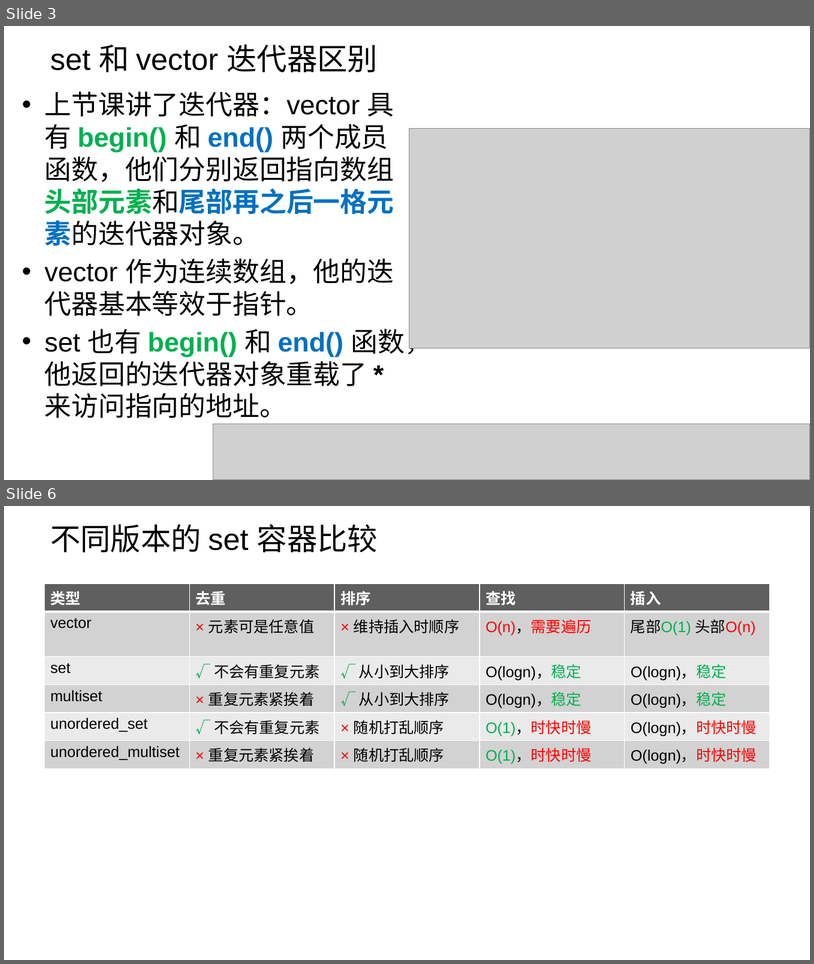
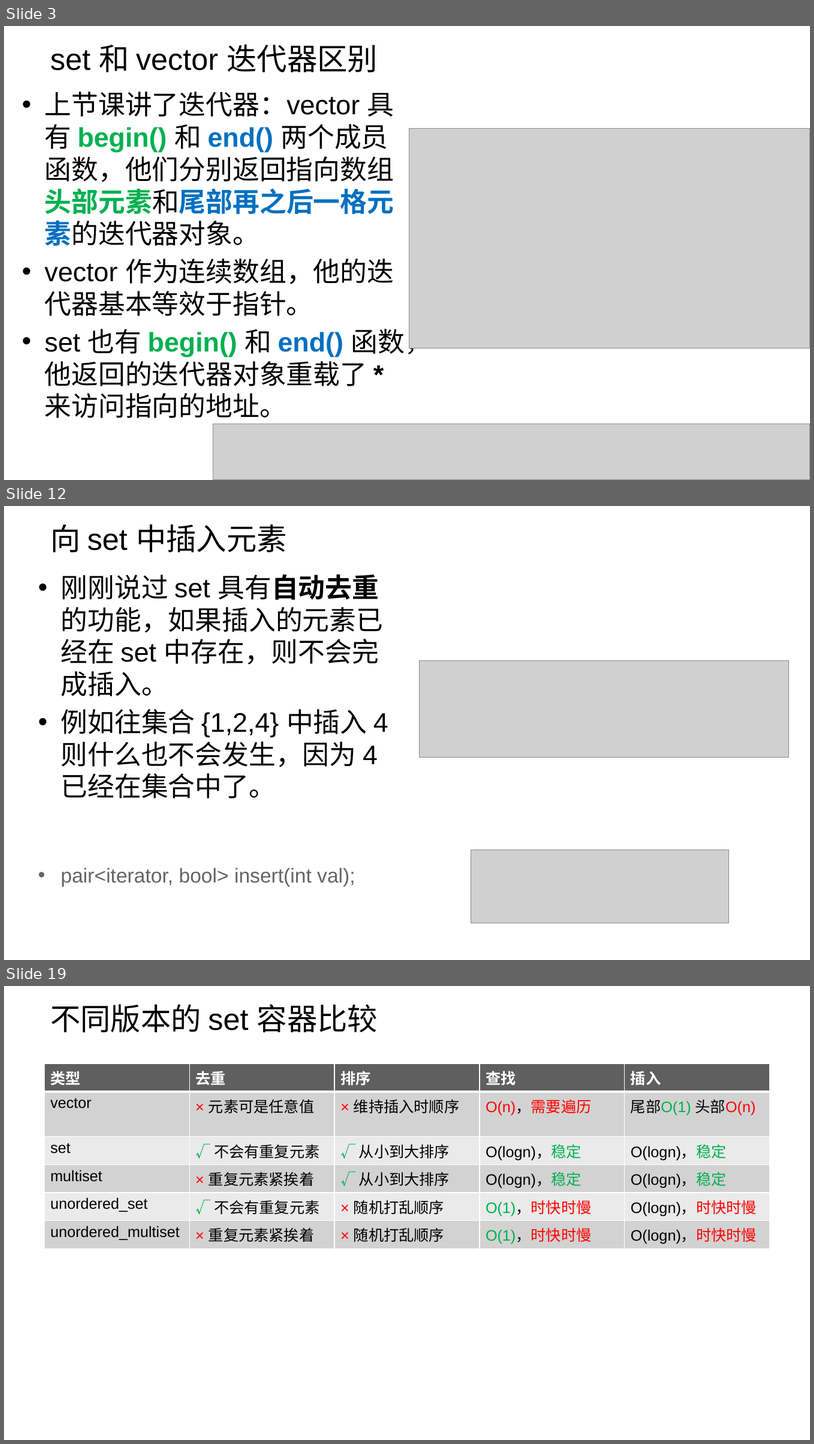
Before and after one commit to parallel101/course, a slide deck: 14/slides.pptx. Shown one above the other, each under a label of ours: slides 3 and 6 before the commit, slides 3, 12 and 19 after it; the slides between them are not shown. The pictures are 814x964 and 814x1444 pixels, drawn with LibreOffice and Linux fonts; fonts in the diff are those of the drawing; grey boxes stand for pictures; background and template pictures are left out. Boxes give left, top, right and bottom in pixels: in the first picture for what was removed or moved away, otherwise in the second. Text is boxed around its words. In the diff, an @@ line names an element or a change of style, - is before the commit and + after.

```diff
--- a/14/slides.pptx
+++ b/14/slides.pptx
@@ slide 12 added at (4, 506, 810, 960), background picture (left out) @@
@@ title added at (50, 524, 287, 552), 36 pt, text #000000 @@
+向 set 中插入元素
@@ text added at (61, 574, 389, 886), 32 pt, text #000000 @@
+• 刚刚说过 set 具有自动去重的功能，如果插入的元素已经在 set 中存在，则不会完成插入。
+• 例如往集合 {1,2,4} 中插入 4 则什么也不会发生，因为 4 已经在集合中了。
+• pair<iterator, bool> insert(int val);
@@ picture added at (420, 661, 790, 757) @@
@@ picture added at (471, 850, 730, 923) @@
@@ what was slide 6 is now slide 19 @@
```
Also in this commit, not shown: 2 slides changed, 12 other slides added, 17 other files.
